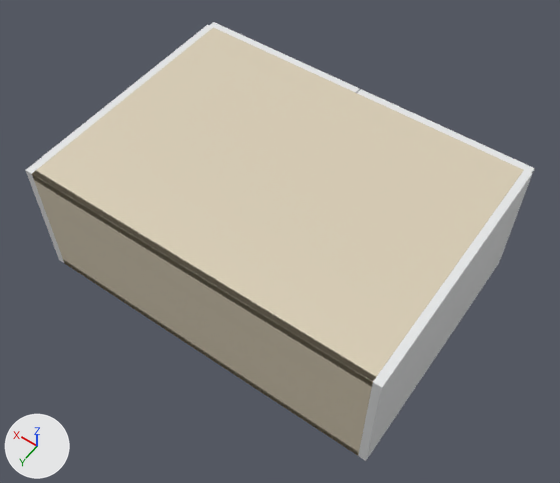
The glTF model storefront/public/cabinet-inventory/models/oppein-ply-ssw-w331224.glb, before and after one commit.
Both versions are drawn from a 50 mm lens placed at (-0.21, 0.581, 1.454), pointed at (0.397, -0.268, 0.12). Arrows for +X, +Y and +Z are at lower left; the lights stay in place. The first picture is the older version. Where no turn or scale is listed for an object, it has been applied to the vertices.

Script lines for the objects in view, before the commit:
```python
me_cube = bpy.data.meshes.new('Cube')
me_cube.from_pydata(...)  # 56 vertices, 108 faces; spans x -0.009..0.009, y -0.293..0.293, z -0.152..0.152
me_cube.materials.append(mat_supplier_finish___white_slim_shaker)  # white #eaebec
me_cube_002 = bpy.data.meshes.new('Cube.002')
me_cube_002.from_pydata(...)  # 56 vertices, 108 faces; spans x -0.401..0.401, y -0.006..0.006, z -0.152..0.152
me_cube_002.materials.append(mat_cabinet_interior___visual_interpretation)  # beige #daceb6
me_cube_003 = bpy.data.meshes.new('Cube.003')
me_cube_003.from_pydata(...)  # 56 vertices, 108 faces; spans x -0.401..0.401, y -0.293..0.293, z -0.009..0.009
me_cube_003.materials.append(mat_cabinet_interior___visual_interpretation)  # beige #daceb6
me_cube_004 = bpy.data.meshes.new('Cube.004')
me_cube_004.from_pydata(...)  # 56 vertices, 108 faces; spans x -0.401..0.401, y -0.293..0.293, z -0.009..0.009
me_cube_004.materials.append(mat_cabinet_interior___visual_interpretation)  # beige #daceb6
ob_cabinet_back = bpy.data.objects.new('Cabinet back', me_cube_002)
ob_cabinet_back.location = (0.419, -0.006, 0.152)
ob_cabinet_bottom = bpy.data.objects.new('Cabinet bottom', me_cube_003)
ob_cabinet_bottom.location = (0.419, -0.293, 0.009)
ob_cabinet_side = bpy.data.objects.new('Cabinet side', me_cube)
ob_cabinet_side.location = (0.009, -0.293, 0.152)
ob_cabinet_top = bpy.data.objects.new('Cabinet top', me_cube_004)
ob_cabinet_top.location = (0.419, -0.293, 0.296)
# also in view: 'Cabinet side.001' at (0.829, -0.293, 0.152); 'Door' at (0.21, -0.596, 0.152); 'Door.001' at (0.628, -0.596, 0.152)
```
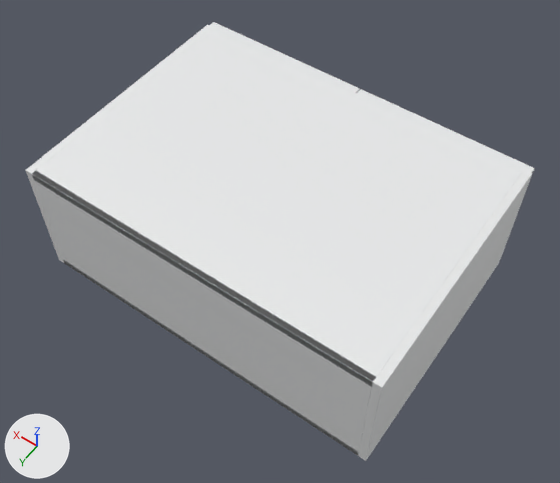
Pixel boxes [x1, y1, x2, y2] of what changed, in the pictures (560 x 483 px):
'Cabinet top', recoloured (beige to white)
    both: [33, 27, 524, 387]
'Cabinet back', recoloured (beige to white)
    both: [32, 171, 376, 455]
'Cabinet bottom', recoloured
    both: [63, 260, 359, 455]

What changed in the scene script:
```text
Add mat_white_cabinet_carcass:
    mat_white_cabinet_carcass = principled_material('White cabinet carcass')
    mat_white_cabinet_carcass.base_color = (0.82, 0.83, 0.835)  # white #eaebec
    mat_white_cabinet_carcass.roughness = 0.48
Change me_cube_002:
    where me_cube_002.from_pydata(...)  # 56 vertices, 108 faces; spans x -0.401..0.401, y -0.006..0.006, z -0.152..0.152
    remove me_cube_002.materials.append(mat_cabinet_interior___visual_interpretation)  # beige #daceb6
    add me_cube_002.materials.append(mat_white_cabinet_carcass)  # white #eaebec
Change me_cube_003:
    where me_cube_003.from_pydata(...)  # 56 vertices, 108 faces; spans x -0.401..0.401, y -0.293..0.293, z -0.009..0.009
    remove me_cube_003.materials.append(mat_cabinet_interior___visual_interpretation)  # beige #daceb6
    add me_cube_003.materials.append(mat_white_cabinet_carcass)  # white #eaebec
Change me_cube_004:
    where me_cube_004.from_pydata(...)  # 56 vertices, 108 faces; spans x -0.401..0.401, y -0.293..0.293, z -0.009..0.009
    remove me_cube_004.materials.append(mat_cabinet_interior___visual_interpretation)  # beige #daceb6
    add me_cube_004.materials.append(mat_white_cabinet_carcass)  # white #eaebec
```
